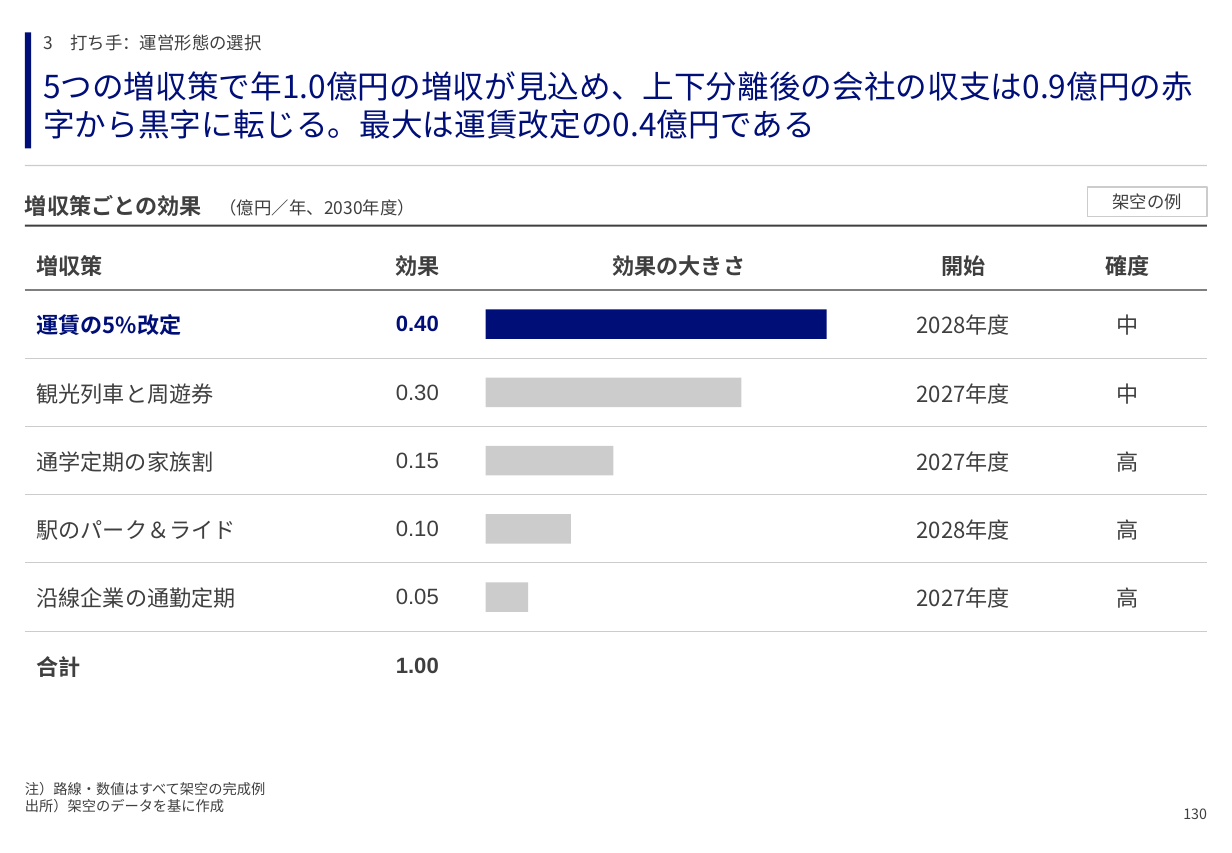
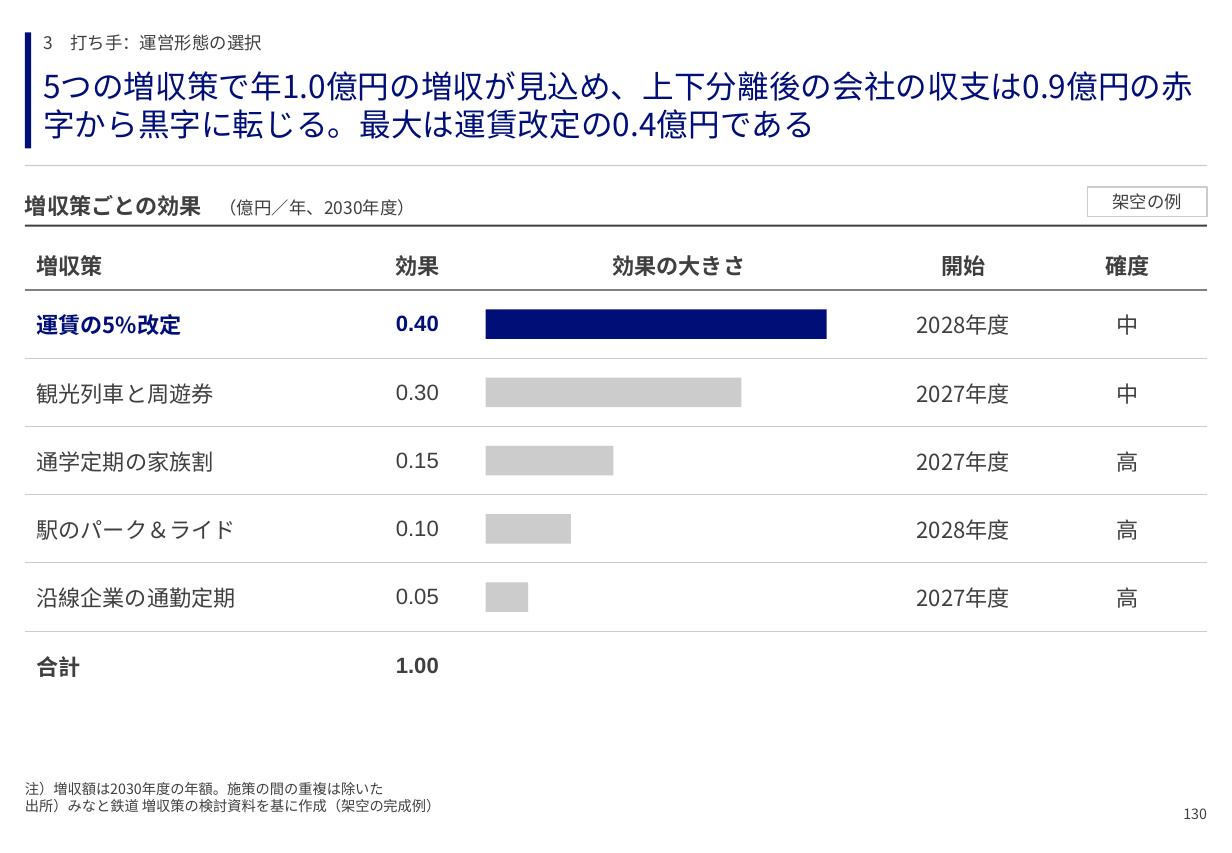
Before and after one commit to GontaHH/slide_builder, a slide deck: slide 132 of patterns/pattern-deck.pptx. Drawn at 1232x853 pixels with LibreOffice and Linux fonts; fonts in the diff are those of the drawing. Boxes give left, top, right and bottom in pixels: in the first picture for what was removed or moved away, otherwise in the second. Text is boxed around its words. In the diff, an @@ line names an element or a change of style, - is before the commit and + after.

```diff
--- a/patterns/pattern-deck.pptx
+++ b/patterns/pattern-deck.pptx
@@ text at box(25, 782, 440, 812): text changed @@
-注）路線・数値はすべて架空の完成例
-出所）架空のデータを基に作成
+注）増収額は2030年度の年額。施策の間の重複は除いた
+出所）みなと鉄道 増収策の検討資料を基に作成（架空の完成例）
```
Also in this commit, not shown: 15 other slides changed, 1 other file.
